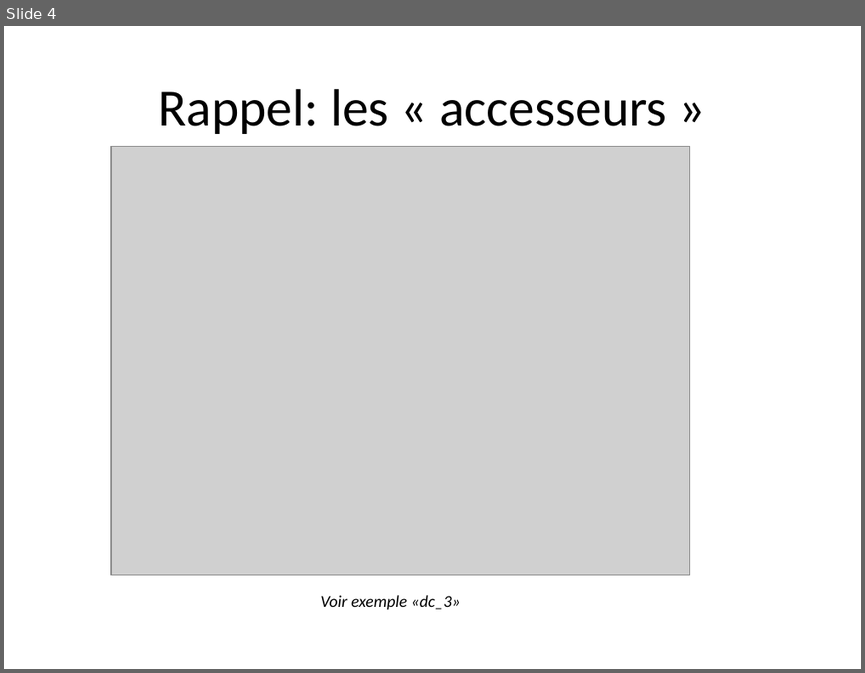
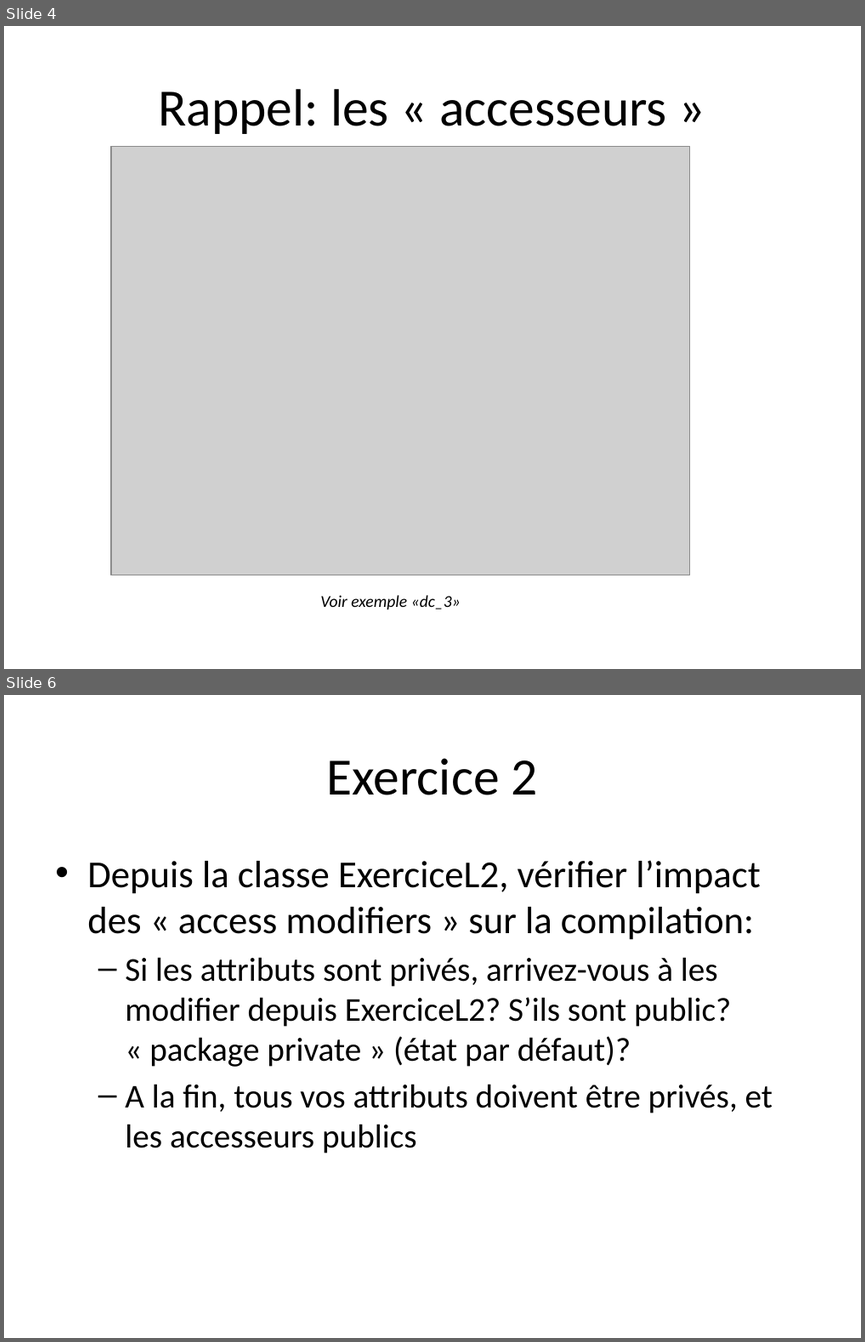
Before and after one commit to profesig/exosOO, a slide deck: Diagramme de classe/L2 - Méthodes et visibilité/L2 - Méthodes et visibilité.pptx. Shown one above the other, each under a label of ours: slide 4 before the commit, slides 4 and 6 after it; the slides between them are not shown. The pictures are 865x673 and 865x1342 pixels, drawn with LibreOffice and Linux fonts; fonts in the diff are those of the drawing; grey boxes stand for pictures. Boxes give left, top, right and bottom in pixels: in the first picture for what was removed or moved away, otherwise in the second. Text is boxed around its words. In the diff, an @@ line names an element or a change of style, - is before the commit and + after.

Commit message:
Rajout exercices 2 (visibilité)

```diff
--- a/Diagramme de classe/L2 - Méthodes et visibilité/L2 - Méthodes et visibilité.pptx
+++ b/Diagramme de classe/L2 - Méthodes et visibilité/L2 - Méthodes et visibilité.pptx
@@ slide 6 added at box(4, 695, 861, 1338), background #FFFFFF @@
@@ title added at box(327, 758, 538, 795), 44 pt, text #000000 @@
+Exercice 2
@@ text added at box(87, 860, 772, 1153), 28 pt, text #000000 @@
+• Depuis la classe ExerciceL2, vérifier l’impact des « access modifiers » sur la compilation:
+  – Si les attributs sont privés, arrivez-vous à les modifier depuis ExerciceL2? S’ils sont public? « package private » (état par défaut)?
+  – A la fin, tous vos attributs doivent être privés, et les accesseurs publics
```
Also in this commit, not shown: 1 slide changed.
